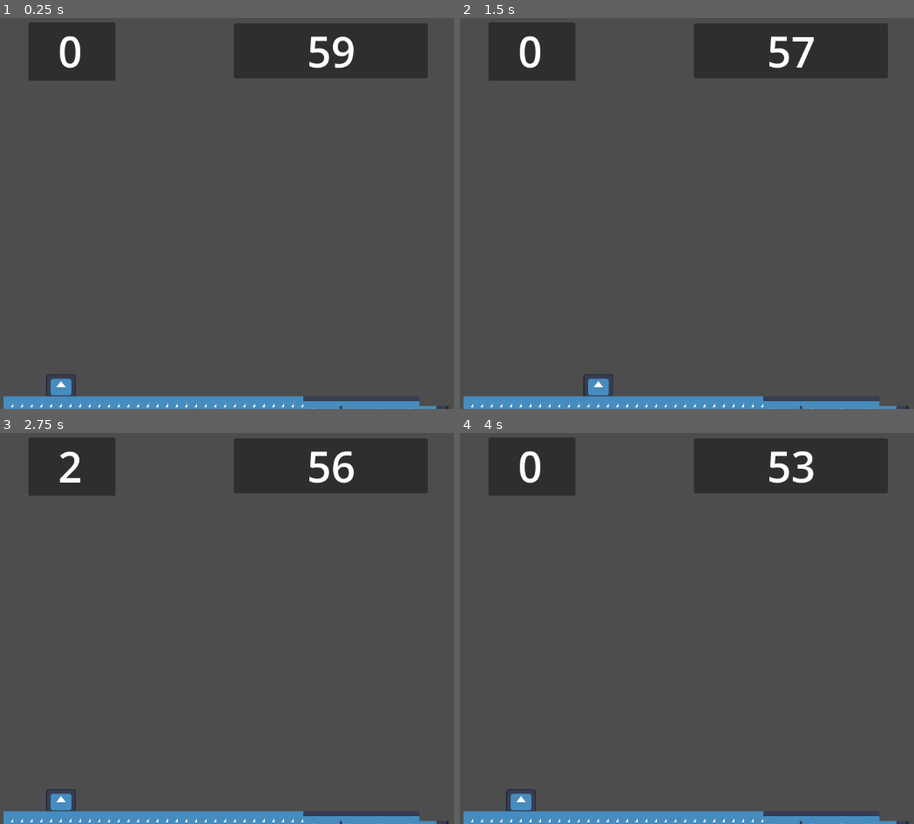
Above: before the commit, frames 1-4 (two rows, left to right).
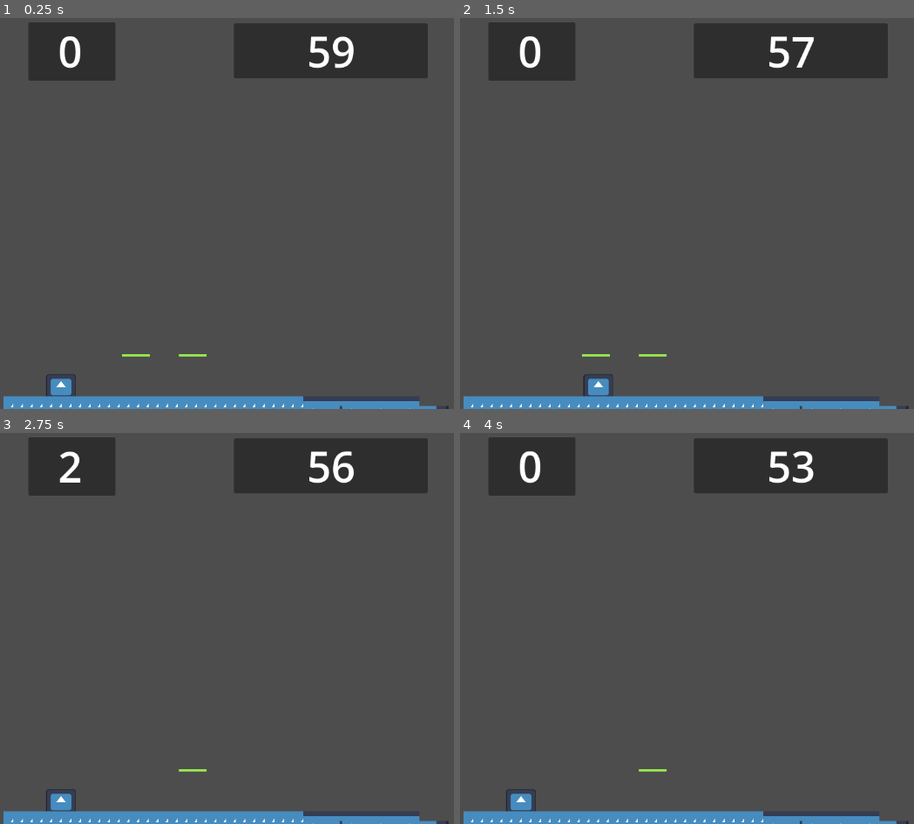
Above: after the commit, the same moments.

Repository: AnyOneS134/TrabzoznGameJam
Game: Godot game, scene res://Scene/node_2d.tscn
Two runs of this game, one before a commit and one after it. Both use one fixed random seed, a clock stepped at 60 frames per second and the inputs below. The engine's default icon, where the game draws it, is replaced by a stand-in: a white triangle on a blue panel in a dark square. Sound files missing from this copy of the repository are replaced by a short silence.
Inputs:
- Up to frame 1 (0.25 s): no input
- Up to frame 2 (1.5 s): tap Enter at 0.5 s; hold Right (ui_right) from 0.53 s (still down); tap Up (ui_up) at 0.77 s
- Up to frame 3 (2.75 s): tap Up (ui_up) at 1.52 s; release Right (ui_right) at 2.03 s; hold Left (ui_left) from 2.03 s (still down)
- Up to frame 4 (4 s): tap Space at 2.75 s; release Left (ui_left) at 2.78 s; hold Right (ui_right) from 2.78 s (still down); tap Up (ui_up) at 3.02, 3.77 s

The runs differ from the first frame. In frame 1, less than 0.1% of the frame differs, in the area x 26-46%, y 85-87%; in frame 2, less than 0.1%; in frame 3, less than 0.1%; in frame 4, less than 0.1%.
Error before the commit: Invalid assignment of property or key 'texture' with value of type 'Dictionary' on a base object of type 'Sprite2D'. (res://Script/kirmizi.gd:15)

Commit message:
1.5.1
platformlar 1 bitti

Diff:
--- a/Scene/node_2d.tscn
+++ b/Scene/node_2d.tscn
@@ -43,3 +43,6 @@
 
 [node name="StaticBody2D" parent="." unique_id=782734911 instance=ExtResource("7_xvxua")]
 position = Vector2(225, 559)
+
+[node name="StaticBody2D2" parent="." unique_id=1169456808 instance=ExtResource("7_xvxua")]
+position = Vector2(319, 559)
--- a/Script/kirmizi.gd
+++ b/Script/kirmizi.gd
@@ -3,12 +3,12 @@
 @onready var sprite = $Sprite2D
 
 @onready var platform_renk = [
-	{"kirmizi" : preload("res://Sprite/icon.svg")},
-	{"sari" : preload("res://Sprite/icon.svg")},
-	{"yesil" : preload("res://Sprite/icon.svg")}
+	preload("res://Sprite/Engeler/yesil.png"),
+	preload("res://Sprite/Engeler/sari.png"),
+	preload("res://Sprite/Engeler/kirmizi.png")
 ]
 
-var renk_index = 0
+@export var renk_index = 0
 
 
 func _ready() -> void:
Binary file added: Sprite/Engeler/kirmizi.png
Not shown, added: Sprite/Engeler/kirmizi.png.import
Binary file added: Sprite/Engeler/sari.png
Not shown, added: Sprite/Engeler/sari.png.import
Binary file added: Sprite/Engeler/yesil.png
Not shown, added: Sprite/Engeler/yesil.png.import
